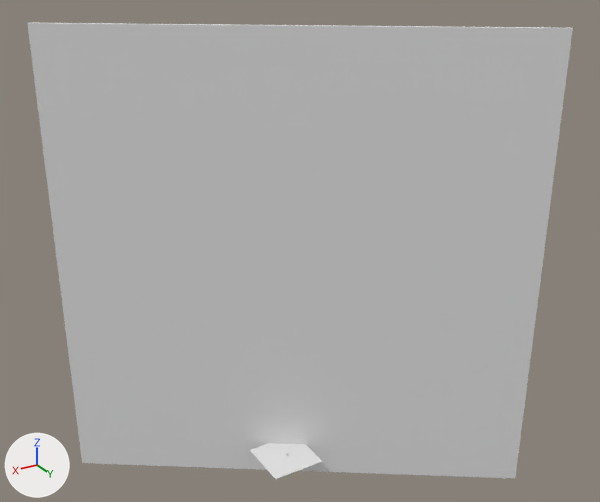
A saved change to the Blender file Duck.blend.
Camera for both pictures: a 50 mm lens placed at (389.0, 676.0, 585.0), pointed at (-28.0, -18.0, 238.0). Arrows for +X, +Y and +Z are at lower left; the lights stay in place.

The first picture shows 'Floor', 'Floor.001'.
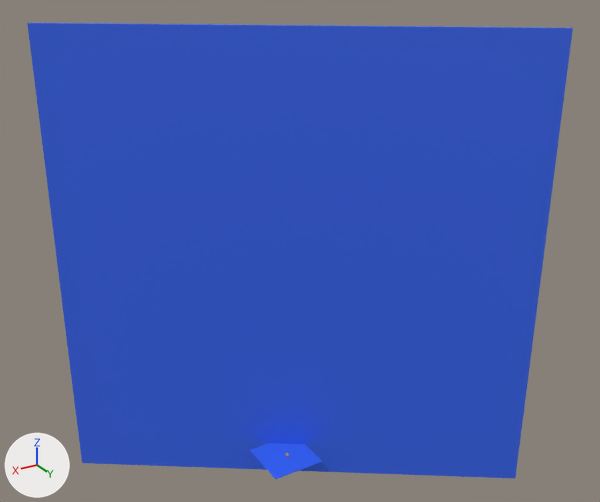
Location of each change, [x1, y1, x2, y2] in pixels of the pictures (600 x 502 px):
'Floor.001', recoloured (white to blue): [27, 23, 573, 478] in both
'Floor', recoloured (white to blue): [250, 443, 322, 479] in both

The edits, one by one:
Material '3. Floor' (mat_3__floor) is new.
Its base color is (0.0319, 0.133, 0.913) (blue #3266f5).
Its roughness is 0.432.
Its specular ior level is 0.95.
Its specular tint is (0.648, 0.685, 0.968) (white #d3d8fb).
Its sheen weight is 0.1.
me_плоскость has 8 vertices, 6 faces and spans x -10.7..10.7, y -10.7..10.7, z -0.1..0.0.
me_плоскость now uses material mat_3__floor (blue #3266f5).
me_плоскость_001 has 8 vertices, 6 faces and spans x -10.7..10.7, y -10.7..10.7, z -0.1..0.0.
me_плоскость_001 now uses material mat_3__floor (blue #3266f5).
